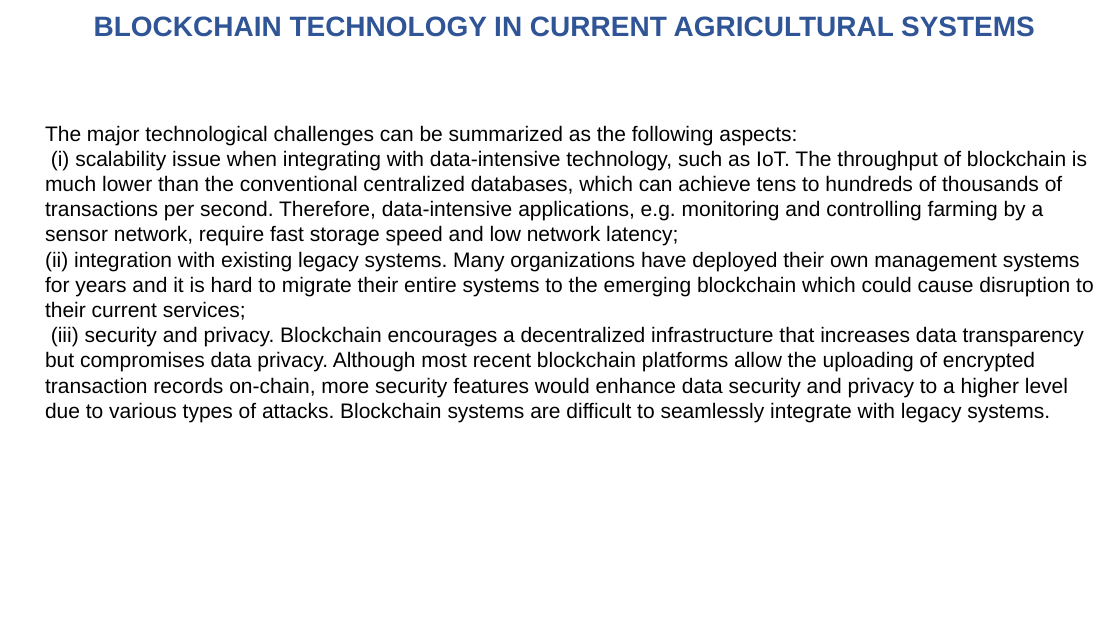
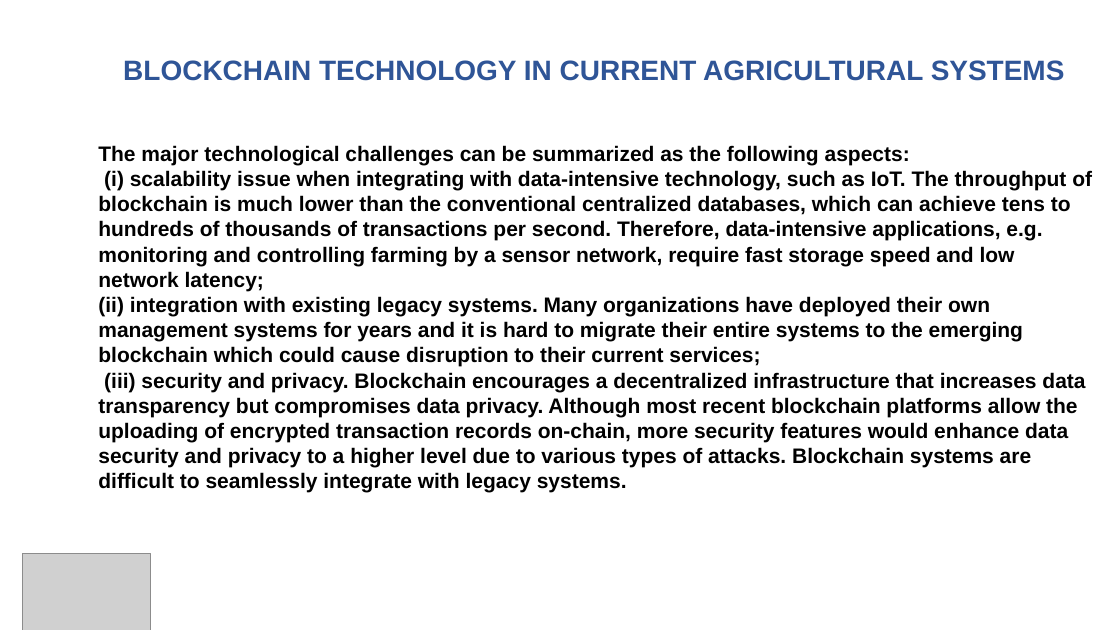
Before and after one commit to tusarmohapatra/NaturopuraV1, a slide deck: slide 17 of Naturepura Pitchdeck.pptx. Drawn at 1120x630 pixels with LibreOffice and Linux fonts; fonts in the diff are those of the drawing; grey boxes stand for pictures; background and template pictures are left out. Boxes give left, top, right and bottom in pixels: in the first picture for what was removed or moved away, otherwise in the second. Text is boxed around its words. In the diff, an @@ line names an element or a change of style, - is before the commit and + after.

```diff
--- a/Naturepura Pitchdeck.pptx
+++ b/Naturepura Pitchdeck.pptx
@@ text "BLOCKCHAIN TECHNOLOGY IN CURRENT AGRICULTURAL ...": place and size @@
-text "BLOCKCHAIN TECHNOLOGY IN CURRENT AGRICULTURAL ..." at box(94, 16, 1035, 37)
+text "BLOCKCHAIN TECHNOLOGY IN CURRENT AGRICULTURAL ..." at box(123, 60, 1065, 81)
@@ text "BLOCKCHAIN TECHNOLOGY IN CURRENT AGRICULTURAL ..." at box(123, 60, 1065, 81): alignment centre to left; line spacing 0.9 to 1; less space between paragraphs @@
@@ text "The major technological challenges can ...": place and size @@
-text "The major technological challenges can ..." at box(45, 125, 1094, 422)
+text "The major technological challenges can ..." at box(98, 145, 1092, 493)
@@ text "The major technological challenges can ..." at box(98, 145, 1092, 493): bold on @@
@@ picture added at box(23, 554, 150, 630) @@
```
Also in this commit, not shown: 17 other slides changed, 1 slide added, 1 slide removed.
